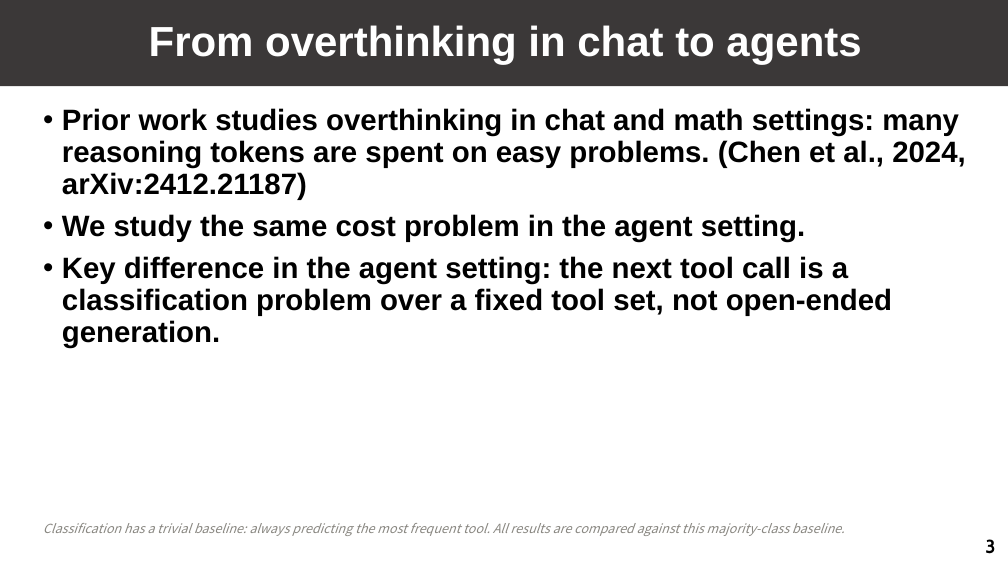
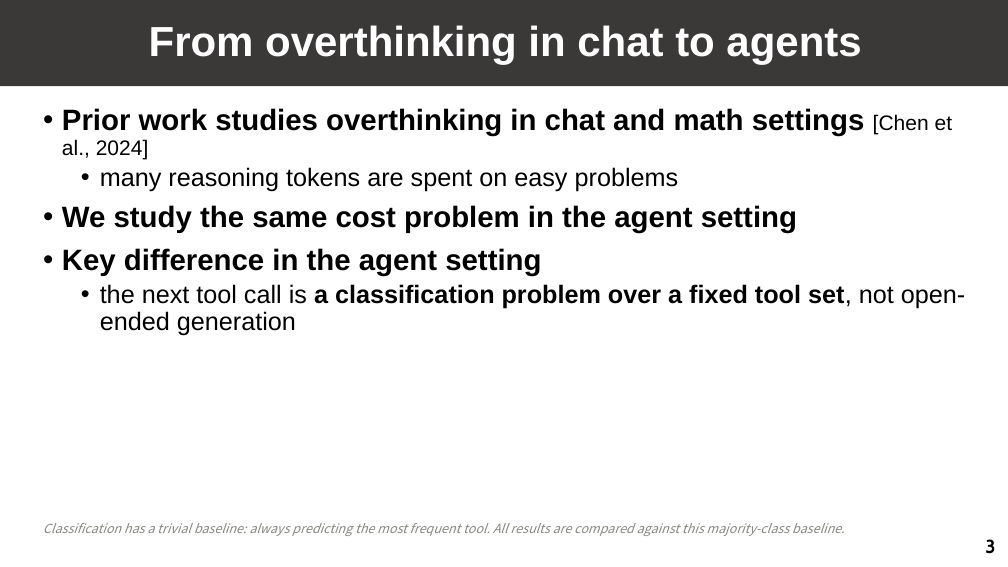
Before and after one commit to GuoYibo233/probe-agent, a slide deck: slide 4 of talks/20260809/slides.pptx. Drawn at 1008x567 pixels with LibreOffice and Linux fonts; fonts in the diff are those of the drawing. Boxes give left, top, right and bottom in pixels: in the first picture for what was removed or moved away, otherwise in the second. Text is boxed around its words. In the diff, an @@ line names an element or a change of style, - is before the commit and + after.

```diff
--- a/talks/20260809/slides.pptx
+++ b/talks/20260809/slides.pptx
@@ text at box(62, 108, 965, 336): text changed @@
-• Prior work studies overthinking in chat and math settings: many reasoning tokens are spent on easy problems. (Chen et al., 2024, arXiv:2412.21187)
-• We study the same cost problem in the agent setting.
-• Key difference in the agent setting: the next tool call is a classification problem over a fixed tool set, not open-ended generation.
+• Prior work studies overthinking in chat and math settings [Chen et al., 2024]
+  • many reasoning tokens are spent on easy problems
+• We study the same cost problem in the agent setting
+• Key difference in the agent setting
+  • the next tool call is a classification problem over a fixed tool set, not open-ended generation
```
Also in this commit, not shown: 12 other slides changed, 16 other files.
